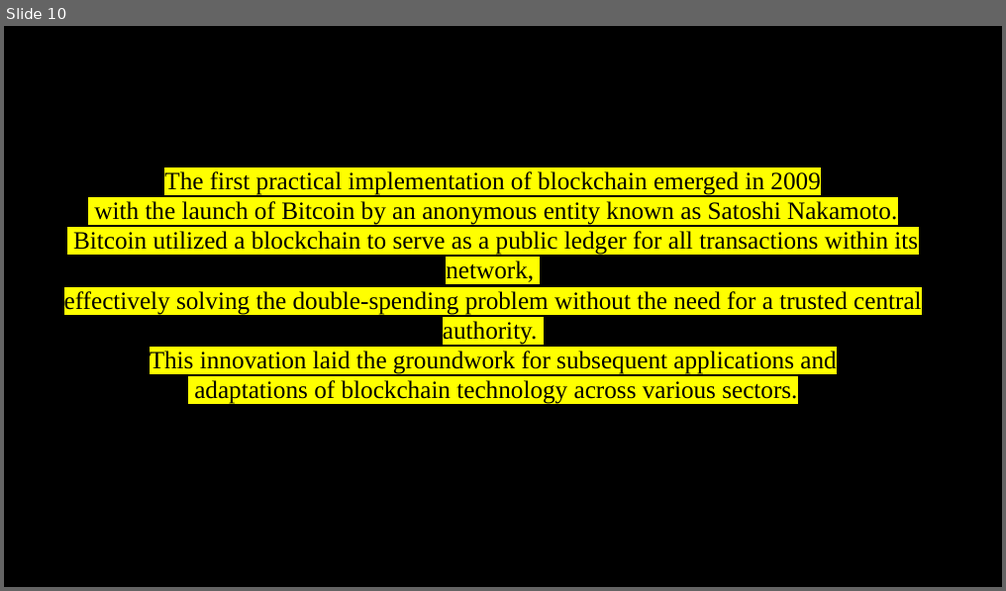
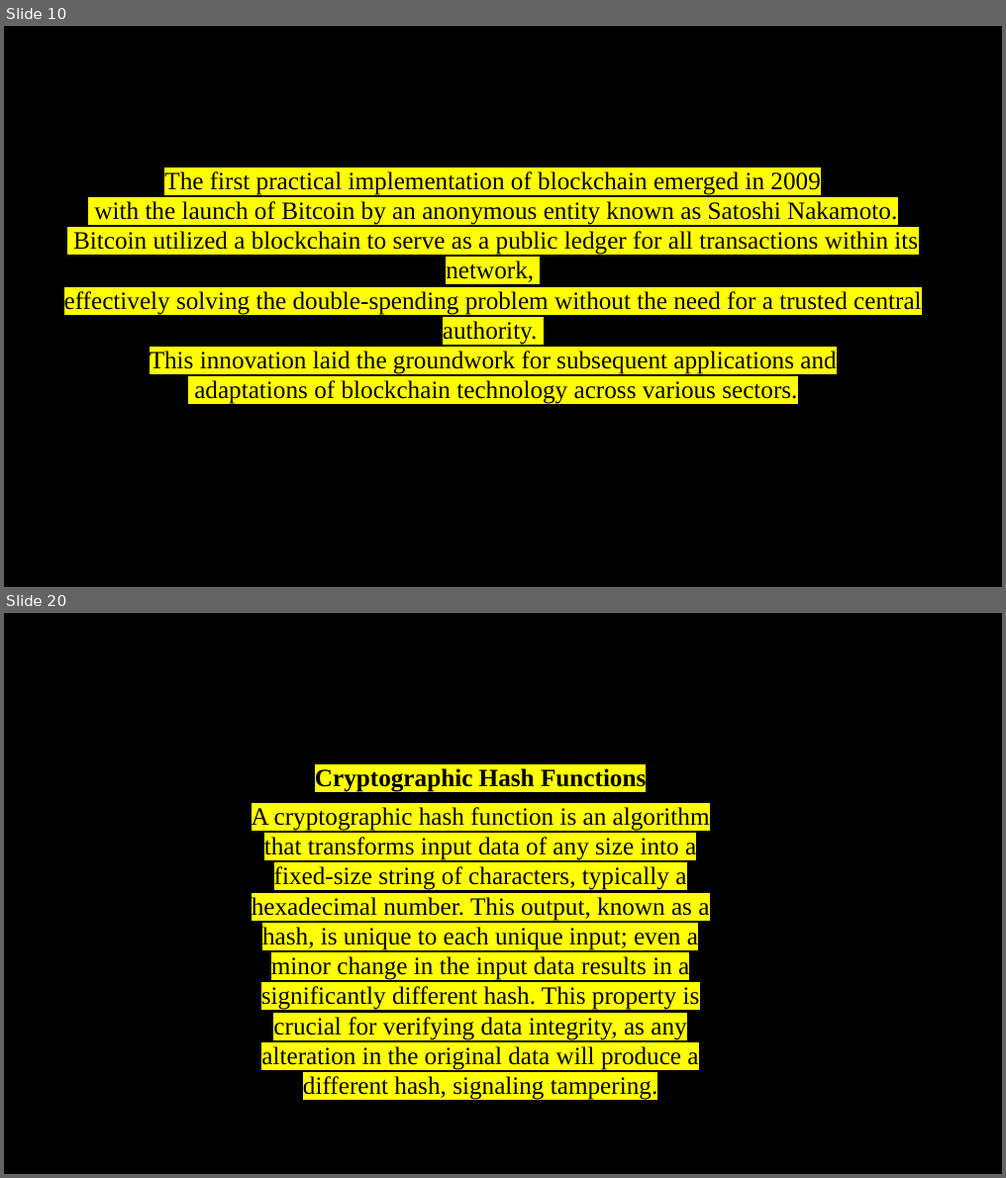
Before and after one commit to VaishakRajesh/seminar, a slide deck: Presentation Seminar.pptx. Shown one above the other, each under a label of ours: slide 10 before the commit, slides 10 and 20 after it; the slides between them are not shown. The pictures are 1006x591 and 1006x1178 pixels, drawn with LibreOffice and Linux fonts; fonts in the diff are those of the drawing; background and template pictures are left out. Boxes give left, top, right and bottom in pixels: in the first picture for what was removed or moved away, otherwise in the second. Text is boxed around its words. In the diff, an @@ line names an element or a change of style, - is before the commit and + after.

```diff
--- a/Presentation Seminar.pptx
+++ b/Presentation Seminar.pptx
@@ slide 20 added at (4,613,1002,1174), background picture (left out) @@
@@ text added at (252,768,710,1070), 24 pt, text #000000 @@
+Cryptographic Hash Functions
+A cryptographic hash function is an algorithm that transforms input data of any size into a fixed-size string of characters, typically a hexadecimal number. This output, known as a hash, is unique to each unique input; even a minor change in the input data results in a significantly different hash. This property is crucial for verifying data integrity, as any alteration in the original data will produce a different hash, signaling tampering.
```
Also in this commit, not shown: 10 other slides added, 17 other files.
